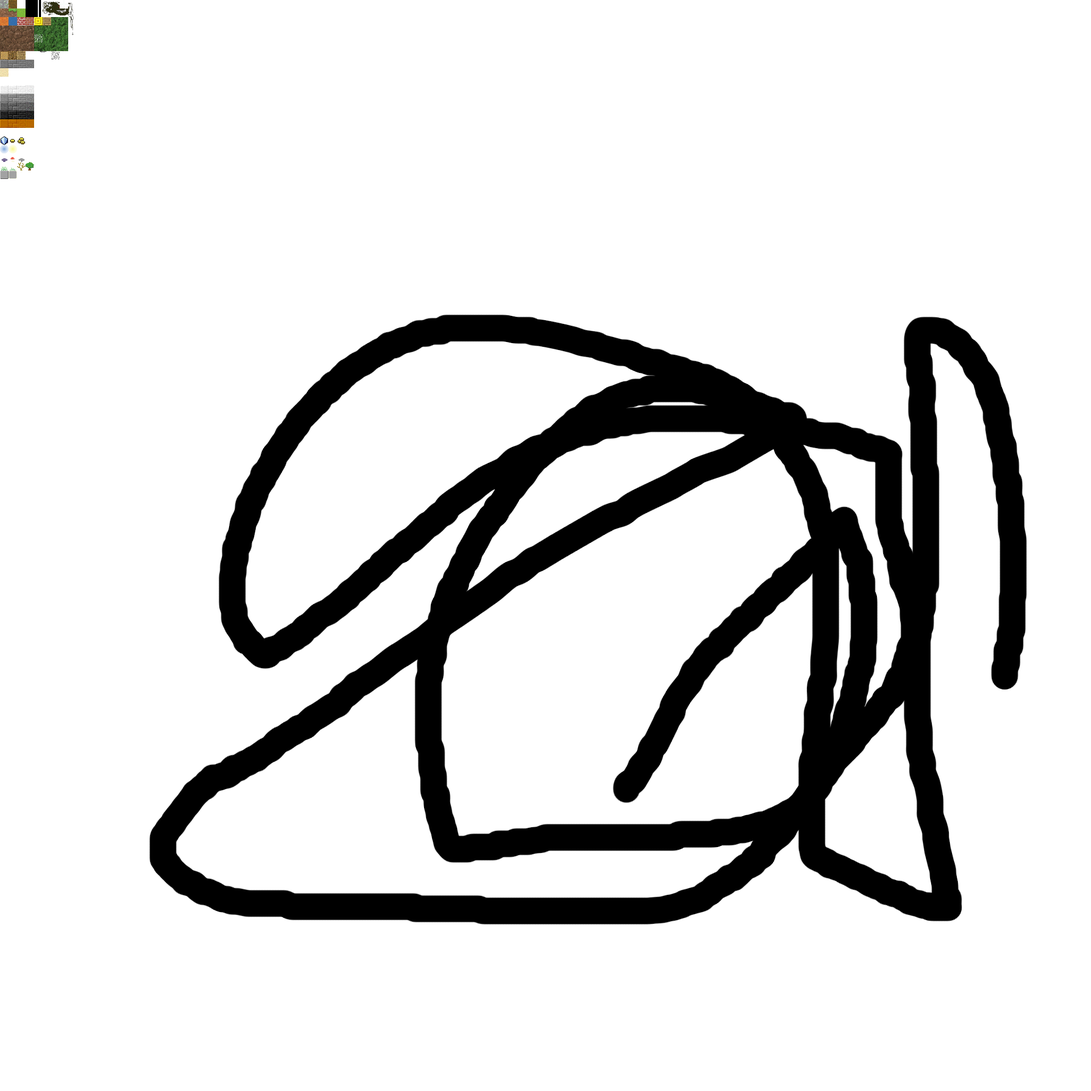
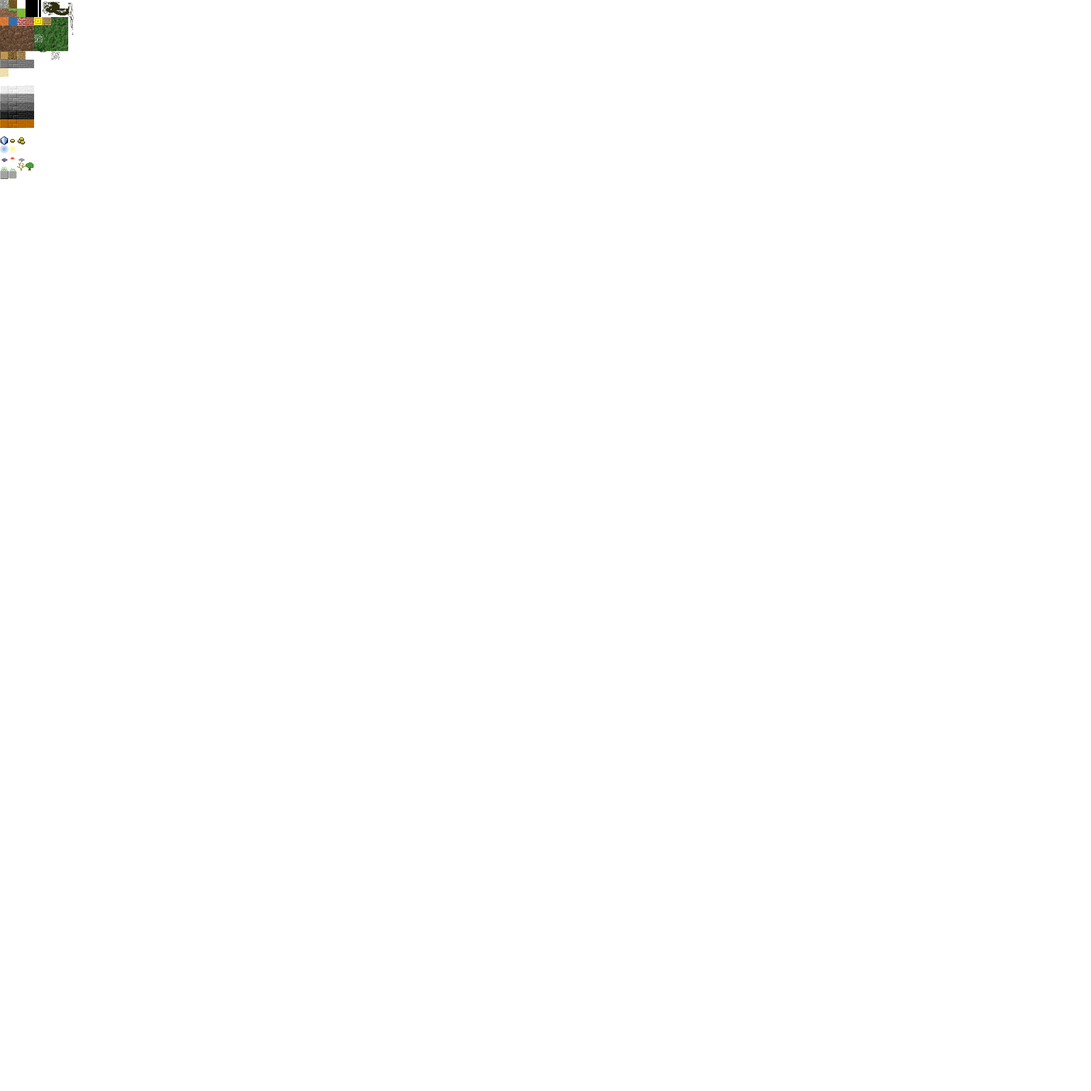
Two versions of the same layered image (1091 × 1091). Layer-by-layer changes:
painted on "Main" over [149, 314, 1028, 926]
